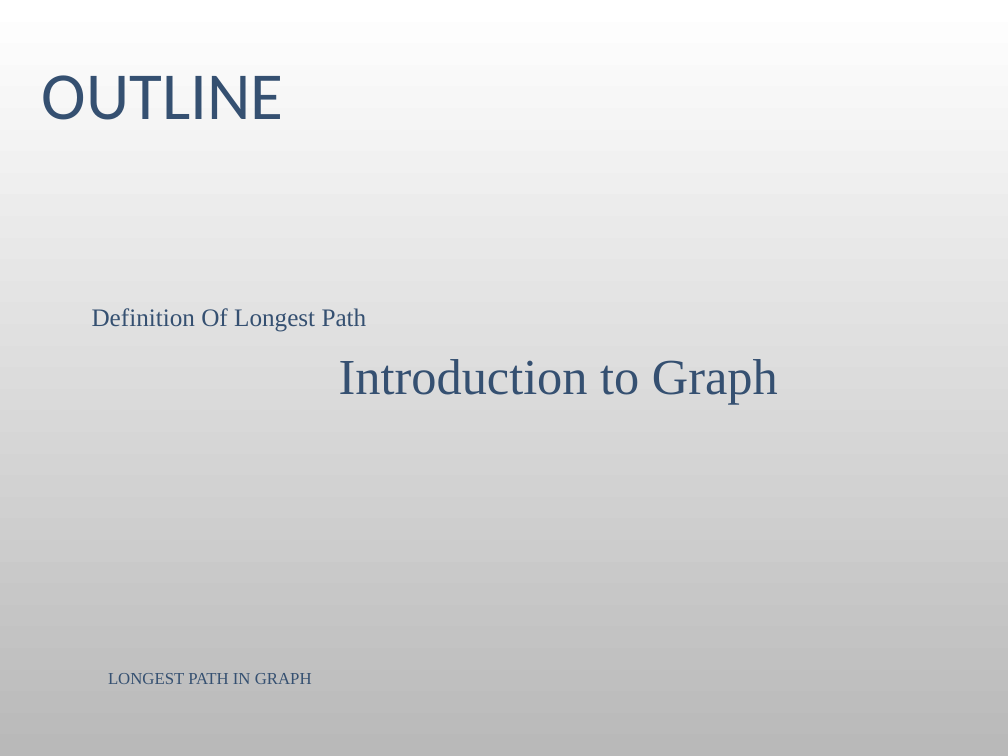
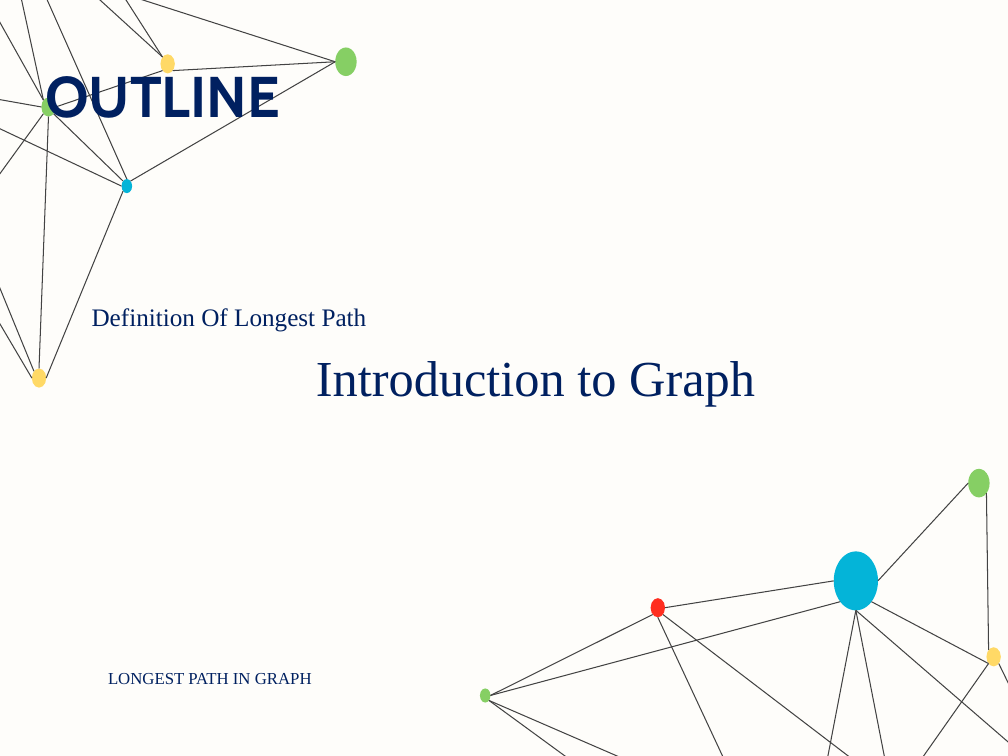
Before and after one commit to ParsaMohammadpour/advanced-algorithm-assignments, a slide deck: slide 4 of representation/Longest_Path_Problem_in_Graphs.pptx. Drawn at 1008x756 pixels with LibreOffice and Linux fonts; fonts in the diff are those of the drawing; background and template pictures are left out. Boxes give left, top, right and bottom in pixels: in the first picture for what was removed or moved away, otherwise in the second. Text is boxed around its words. In the diff, an @@ line names an element or a change of style, - is before the commit and + after.

```diff
--- a/representation/Longest_Path_Problem_in_Graphs.pptx
+++ b/representation/Longest_Path_Problem_in_Graphs.pptx
@@ background picture (left out) to #FEFDFA @@
@@ group added at bbox=[0, 0, 1008, 756]: 32 lines, 10 ellipses @@
@@ title "OUTLINE" at bbox=[45, 69, 280, 130]: size 48 to 41 pt, font Calibri to Cabin, text colour #355071 to #002060, bold on; line spacing 0.9 to 1 @@
@@ text colour #355071 to #002060 in 3 elements at bbox=[108, 673, 312, 684], bbox=[92, 308, 367, 332], bbox=[316, 361, 755, 406] @@
@@ text "Introduction to Graph": place and size @@
-text "Introduction to Graph" at bbox=[339, 359, 778, 405]
+text "Introduction to Graph" at bbox=[316, 361, 755, 406]
```
Also in this commit, not shown: 15 other slides changed, 2 slides added.
